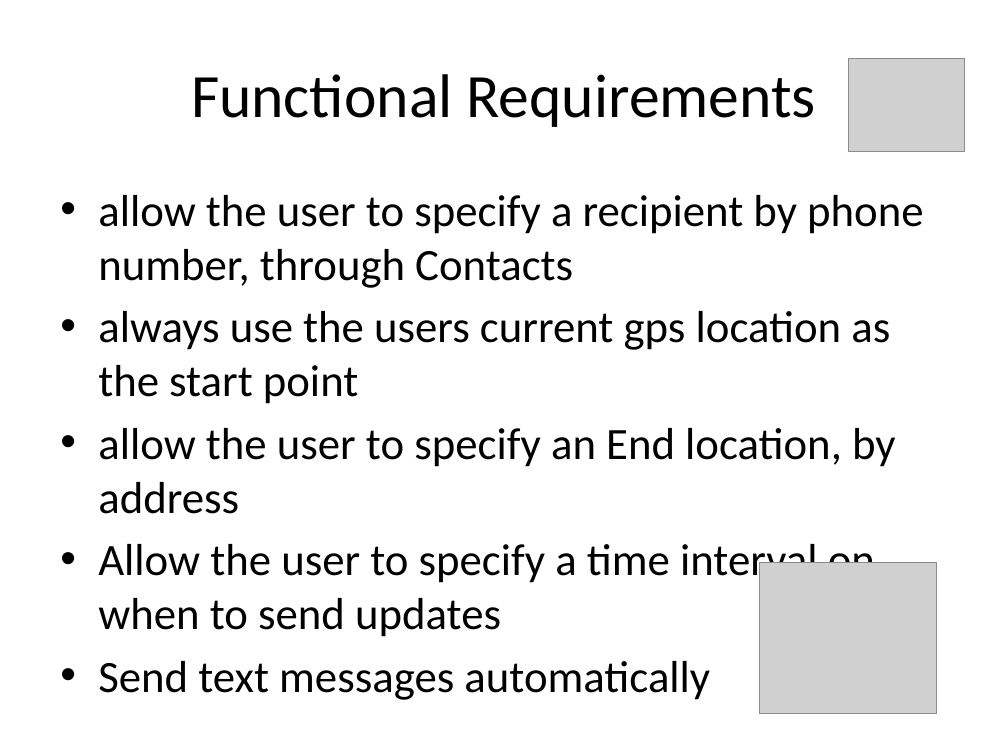
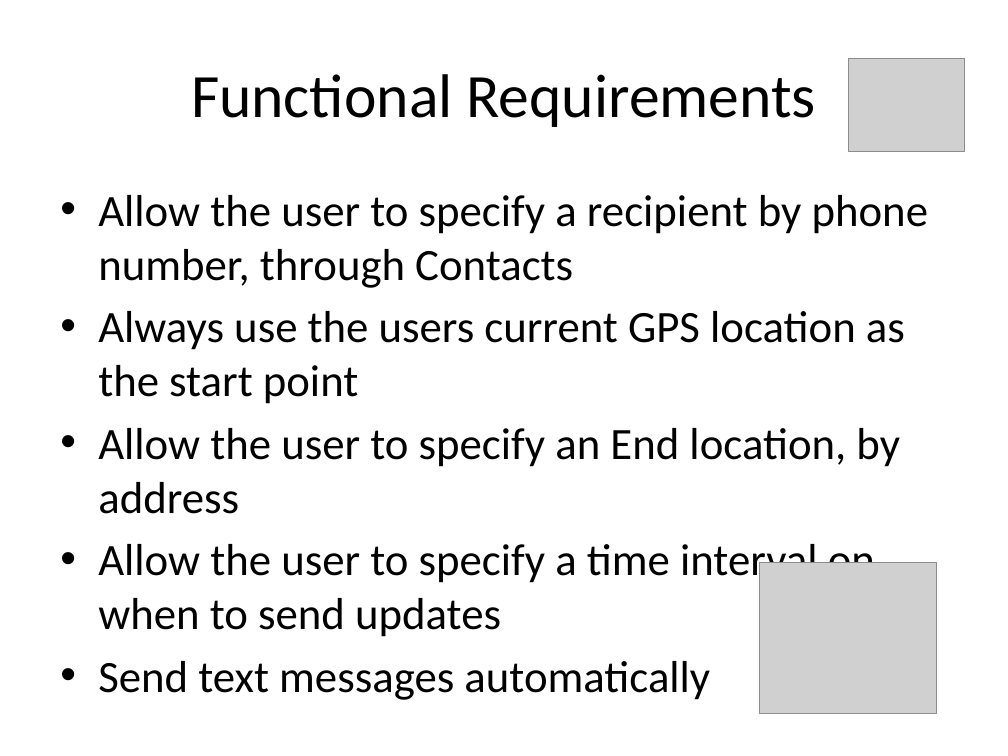
Before and after one commit to jmh9072/zolotnik, a slide deck: slide 6 of docs/Design review presentation.pptx. Drawn at 1008x756 pixels with LibreOffice and Linux fonts; fonts in the diff are those of the drawing; grey boxes stand for pictures. Boxes give left, top, right and bottom in pixels: in the first picture for what was removed or moved away, otherwise in the second. Text is boxed around its words. In the diff, an @@ line names an element or a change of style, - is before the commit and + after.

```diff
--- a/docs/Design review presentation.pptx
+++ b/docs/Design review presentation.pptx
@@ text at <box>98,195,928,514</box>: text changed @@
-• allow the user to specify a recipient by phone number, through Contacts
-• always use the users current gps location as the start point
-• allow the user to specify an End location, by address
+• Allow the user to specify a recipient by phone number, through Contacts
+• Always use the users current GPS location as the start point
+• Allow the user to specify an End location, by address
```
Also in this commit, not shown: 2 other slides changed, 2 slides added, 3 slides removed.
